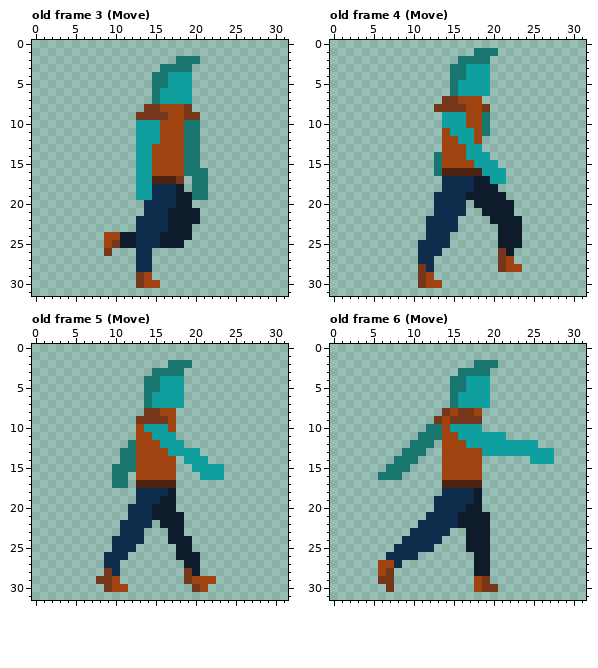
A pixel-art file gets an edit: Assets/Sprites/ase/human.aseprite. The picture above is the old version.
32x32 pixels, 23 frames. Shown: old frame 3 (Move), old frame 4 (Move), old frame 5 (Move), old frame 6 (Move). The commit also changed other frames, which this record leaves out.
New version:
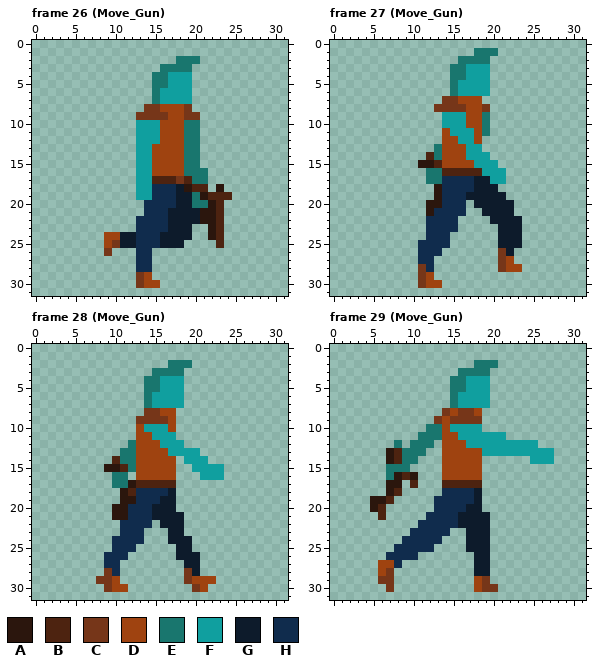
Palette (. is transparent): A #2b160d  B #4d2310  C #763619  D #9f4310  E #19766e  F #109f9f  G #0d1b2b  H #102c4d
A new or re-ordered frame is compared with the old frame closest to it.
The exact change:
frames 23 -> 35
Changed rows in their new state; - is an unchanged pixel.
Frame 26 (Move_Gun) is new; against old frame 3 (Move), layer "right_hand":
first column x 19:
17 B-----
18 ABB-A-
19 --ABBB
20 -EEAB-
21 --AAB-
22 --AAB-
23 ---AB-
24 ---AB-
25 ----B-
Frame 27 (Move_Gun) is new; against old frame 4 (Move), layer "right_hand":
first column x 11:
13 --E
14 -B-
15 AAB
16 -E-
17 -EE
18 --A
19 --A
20 -AA
21 -A-
Frame 28 (Move_Gun) is new; against old frame 5 (Move), layer "right_hand":
first column x 9:
14 -B--
15 AAB-
17 ---A
18 --AB
19 --AA
20 -AA-
21 -AA-
Frame 29 (Move_Gun) is new; against old frame 6 (Move), layer "right_hand":
first column x 5:
12 ---E--
13 --AB--
14 --AB--
16 -.-ABA
17 --AA-B
18 --AB--
19 AAB---
20 AB----
21 -B----
Pixel boxes of the changes (left, top, right, bottom) in both pictures:
changed: (184, 176, 232, 248)
changed: (418, 144, 442, 216)
changed: (104, 456, 136, 520)
changed: (370, 440, 418, 520)
